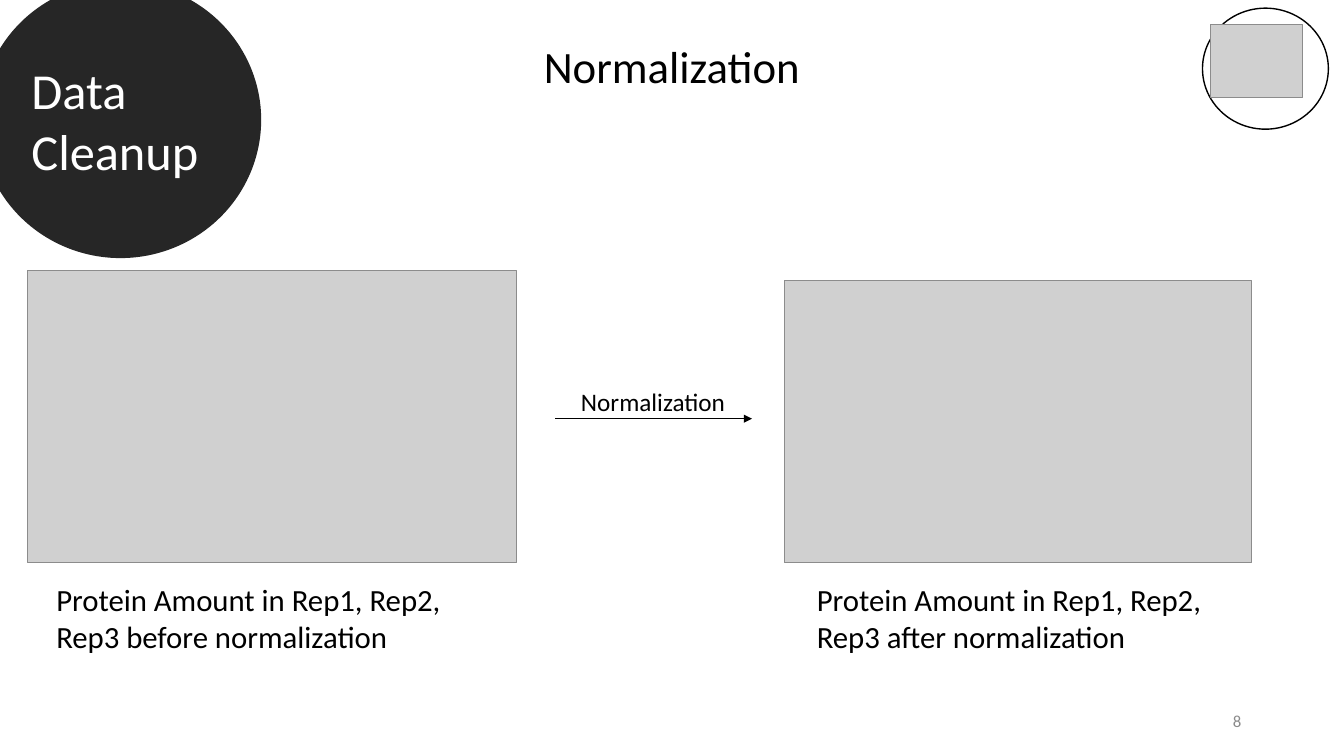
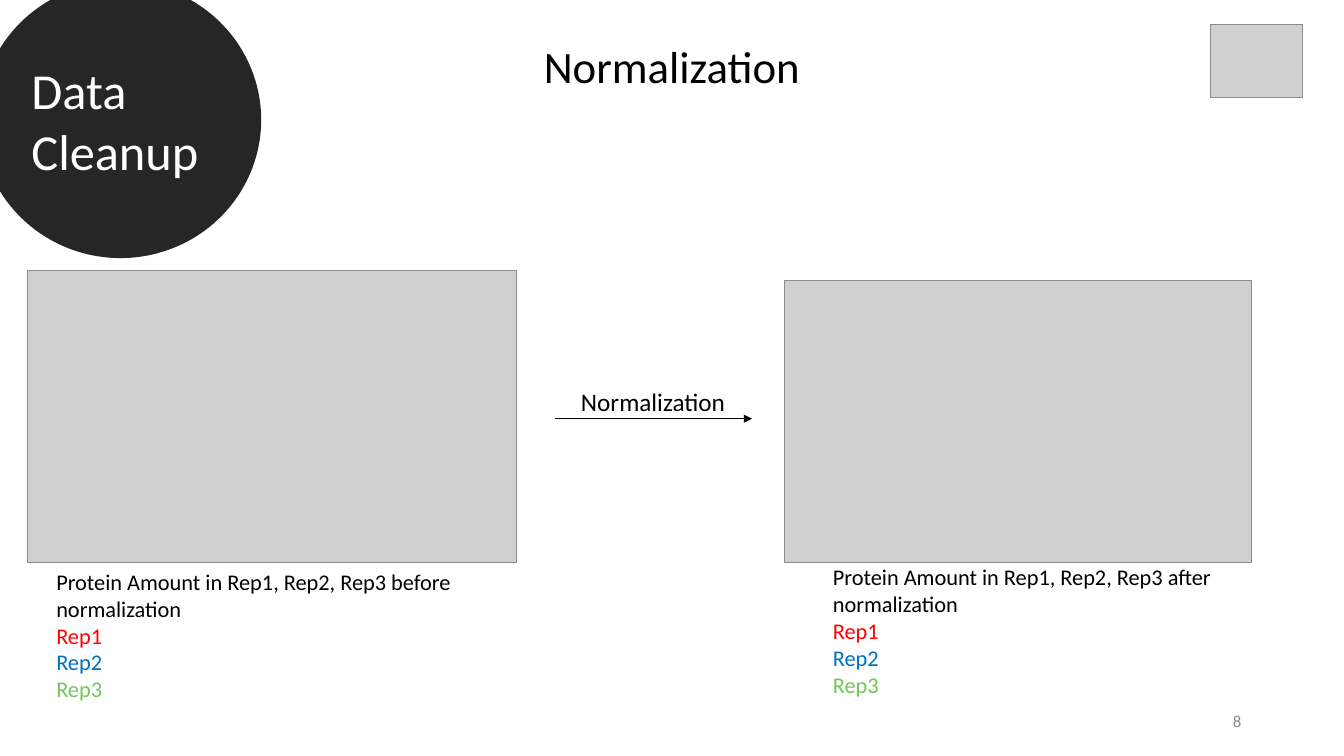
Before and after one commit to datascience-mobi-2022/2022-topic-03-team-05, a slide deck: slide 8 of Final presentation outline & temporary draft.pptx. Drawn at 1344x756 pixels with LibreOffice and Linux fonts; fonts in the diff are those of the drawing; grey boxes stand for pictures. Boxes give left, top, right and bottom in pixels: in the first picture for what was removed or moved away, otherwise in the second. Text is boxed around its words. In the diff, an @@ line names an element or a change of style, - is before the commit and + after.

```diff
--- a/Final presentation outline & temporary draft.pptx
+++ b/Final presentation outline & temporary draft.pptx
@@ ellipse removed at (1203, 8, 1329, 129) @@
@@ text "Protein Amount in Rep1, Rep2, ...": place and size @@
-text "Protein Amount in Rep1, Rep2, ..." at (56, 590, 441, 653)
+text "Protein Amount in Rep1, Rep2, ..." at (56, 574, 450, 701)
@@ text "Protein Amount in Rep1, Rep2, ...": place and size @@
-text "Protein Amount in Rep1, Rep2, ..." at (817, 590, 1201, 653)
+text "Protein Amount in Rep1, Rep2, ..." at (833, 569, 1211, 697)
@@ text at (833, 569, 1211, 612): size 22 to 16 pt in "Protein Amount in Rep1, Rep2, Rep3 after ..." @@
@@ text at (56, 574, 450, 617): size 22 to 16 pt in "Protein Amount in Rep1, Rep2, Rep3 before ..." @@
@@ text at (56, 629, 102, 701): paragraphs added @@
+Rep1
+Rep2
+Rep3
@@ text at (833, 624, 879, 697): paragraphs added @@
+Rep1
+Rep2
+Rep3
```
Also in this commit, not shown: 24 other slides changed.
